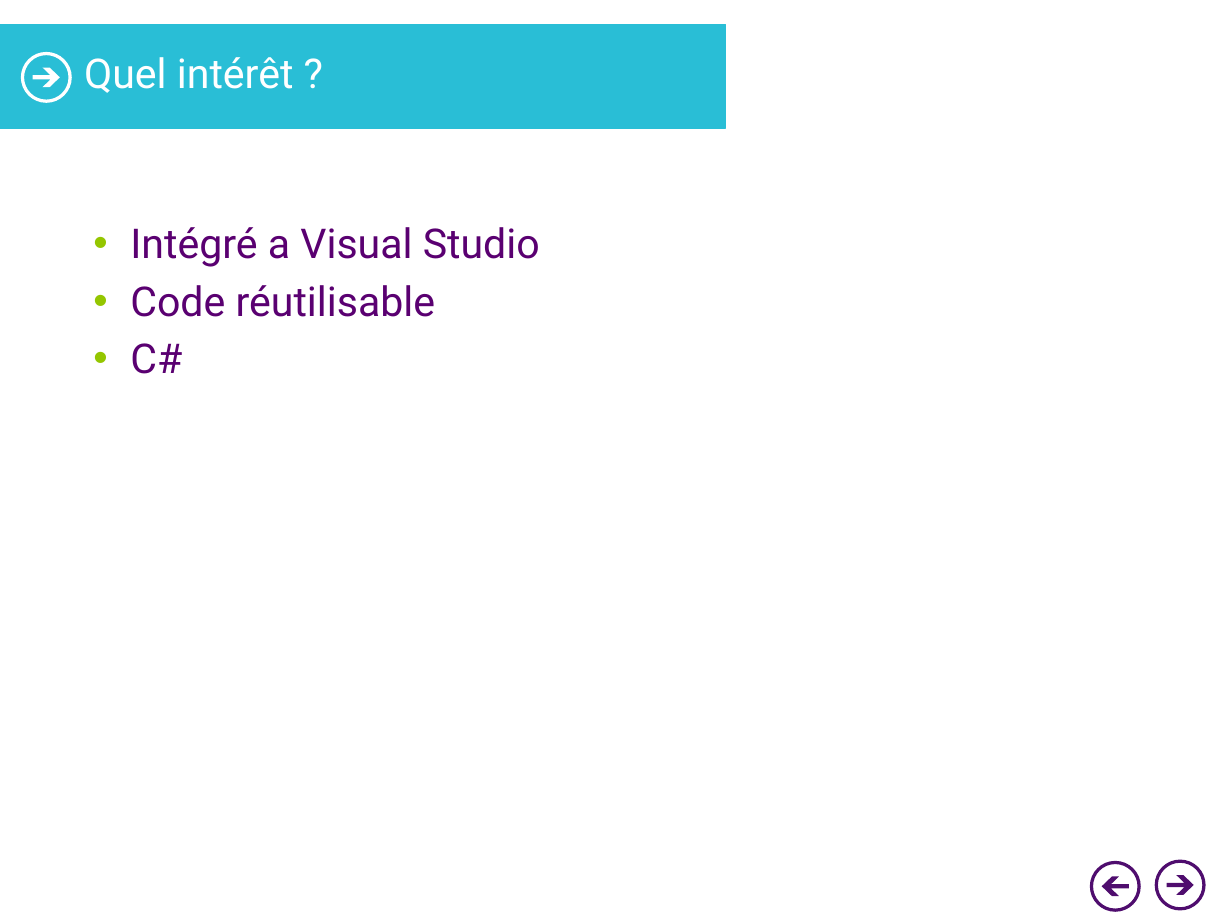
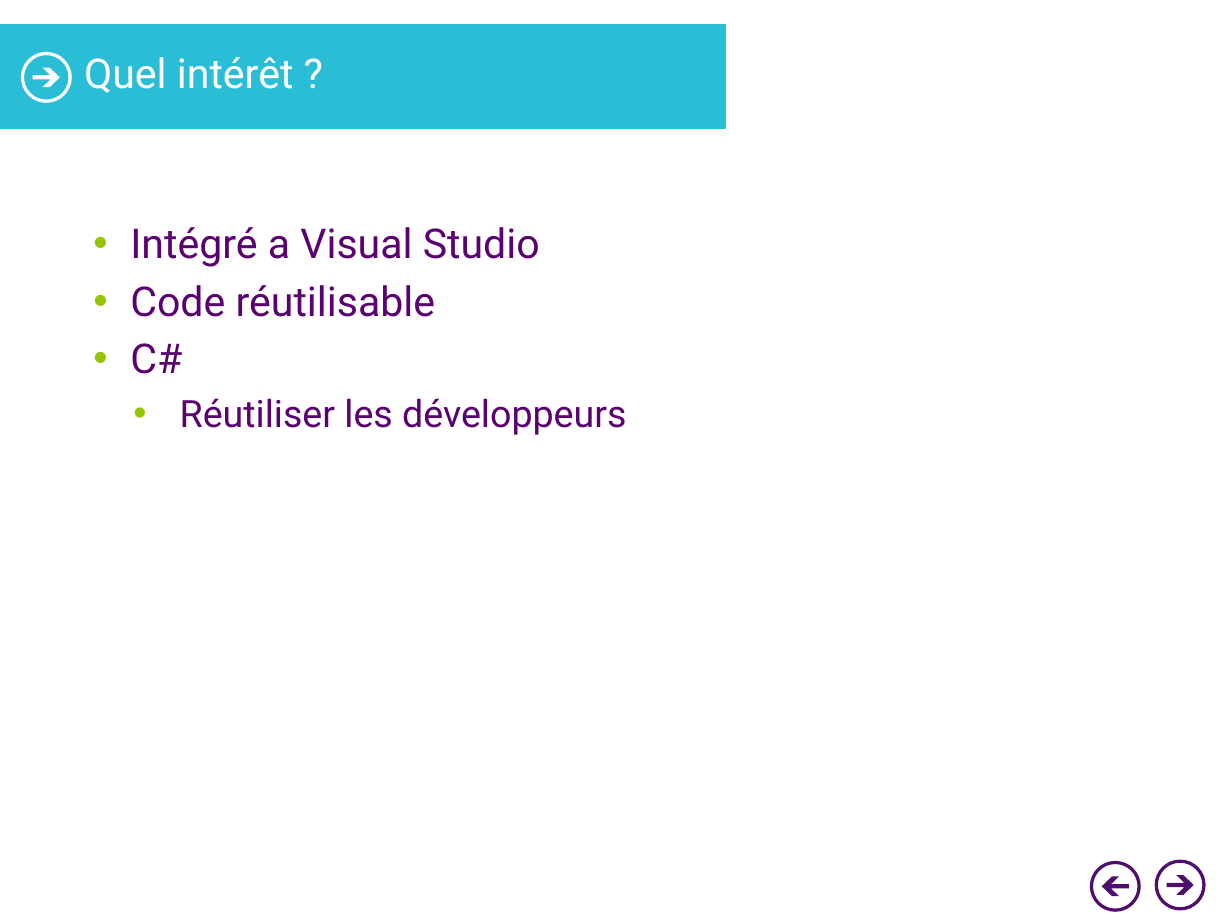
Before and after one commit to lnimong/prezxamarin, a slide deck: slide 6 of XamarinPrez.pptx (slide 10 before the commit). Drawn at 1232x924 pixels with LibreOffice and Linux fonts; fonts in the diff are those of the drawing; background and template pictures are left out. Boxes give left, top, right and bottom in pixels: in the first picture for what was removed or moved away, otherwise in the second. Text is boxed around its words. In the diff, an @@ line names an element or a change of style, - is before the commit and + after.

```diff
--- a/XamarinPrez.pptx
+++ b/XamarinPrez.pptx
@@ text at (x1=180, y1=398, x2=626, y2=435): paragraph added @@
+  • Réutiliser les développeurs
```
Also in this commit, not shown: 1 other slide changed, 4 slides removed.
